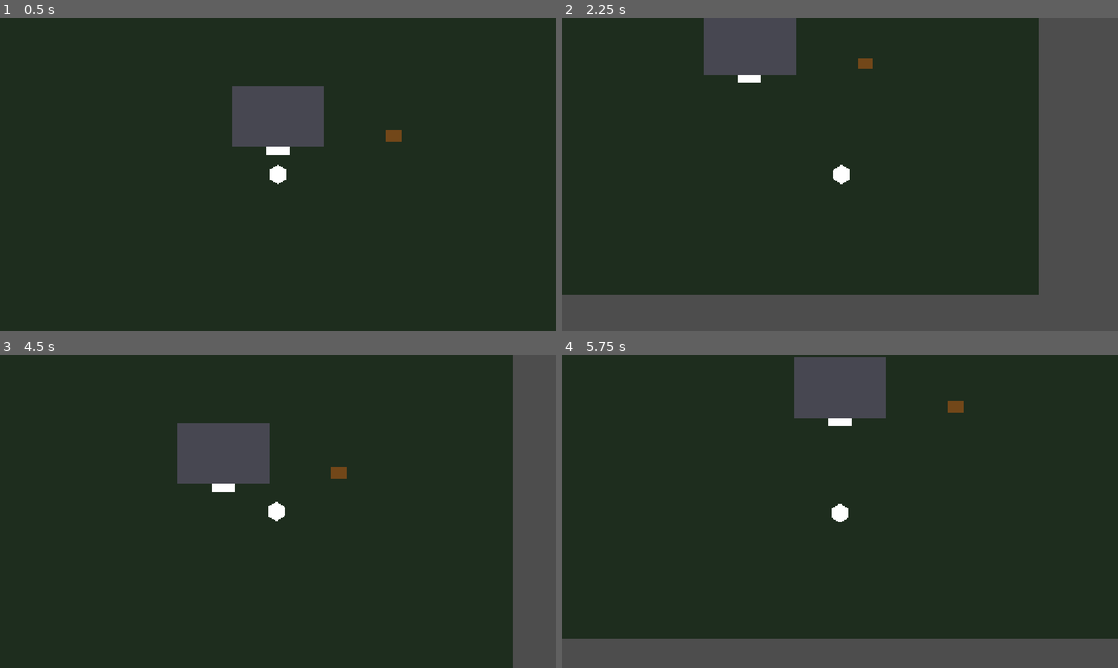
Above: before the commit, frames 1-4 (two rows, left to right).
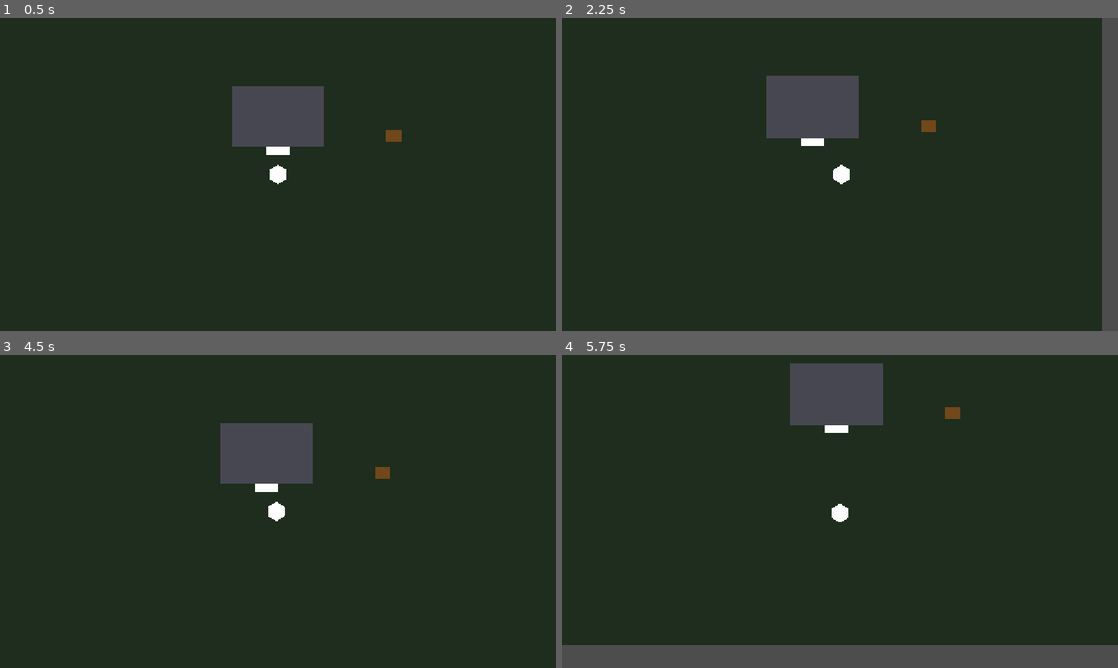
Above: after the commit, the same moments.

Repository: salexume94-pixel/Scripts
Game: Godot game, scene res://scenes/World.tscn
The game is run twice, just before and just after one commit, with the same random seed, the same clock (stepped at 60 frames per second) and the same inputs.
Inputs:
- Up to frame 1 (0.5 s): no input
- Up to frame 2 (2.25 s): tap Enter at 0.5 s; hold Right (ui_right) 0.53-1.28 s; tap I at 0.6, 1.25, 1.35, 2 s; hold Down (ui_down) 1.28-2.03 s; hold Right (ui_right) from 2.03 s (still down); tap E at 2.1 s
- Up to frame 3 (4.5 s): tap I at 2.3, 2.75, 2.85, 3.5, 3.6, 4.25 s; release Right (ui_right) at 2.78 s; hold Up (ui_up) 2.78-3.53 s; hold Left (ui_left) from 3.53 s (still down); tap E at 4.35 s
- Up to frame 4 (5.75 s): tap I at 4.55, 5.1 s; release Left (ui_left) at 5.03 s; hold Down (ui_down) from 5.03 s (still down)

Frame 1 is identical in both runs. In frame 2, 28% of the frame differs, in the area x 0-98%, y 0-100%; in frame 3, 11%; in frame 4, 3.2%.

Commit message:
Disable player movement while character HUD is open

Diff:
--- a/ui/inventory_character_hud.gd
+++ b/ui/inventory_character_hud.gd
@@ -36,8 +36,10 @@
 
 
 func _ready() -> void:
-	# Start closed so the game world remains visible.
+	# Start closed so the game world remains visible and Player movement remains
+	# enabled until the screen is opened.
 	screen.visible = false
+	_set_player_movement_enabled(true)
 	_refresh_screen()
 
 
@@ -46,6 +48,7 @@
 	if event is InputEventKey and event.pressed and not event.echo:
 		if event.keycode == KEY_I:
 			screen.visible = not screen.visible
+			_set_player_movement_enabled(not screen.visible)
 
 			if screen.visible:
 				_refresh_screen()
@@ -229,3 +232,18 @@
 func _clear_inventory_ui() -> void:
 	# Clear the visual inventory without changing the actual inventory owner.
 	_clear_inventory_slots()
+
+
+func _set_player_movement_enabled(enabled: bool) -> void:
+	# The Character screen temporarily disables only the Player movement system.
+	# Other gameplay systems remain active, keeping this menu lightweight rather
+	# than pausing the entire SceneTree.
+	var player := get_tree().current_scene.get_node_or_null("Player")
+	if player == null:
+		return
+
+	var movement = player.get_node_or_null("PlayerMovement")
+	if movement == null:
+		return
+
+	movement.set_movement_enabled(enabled)
